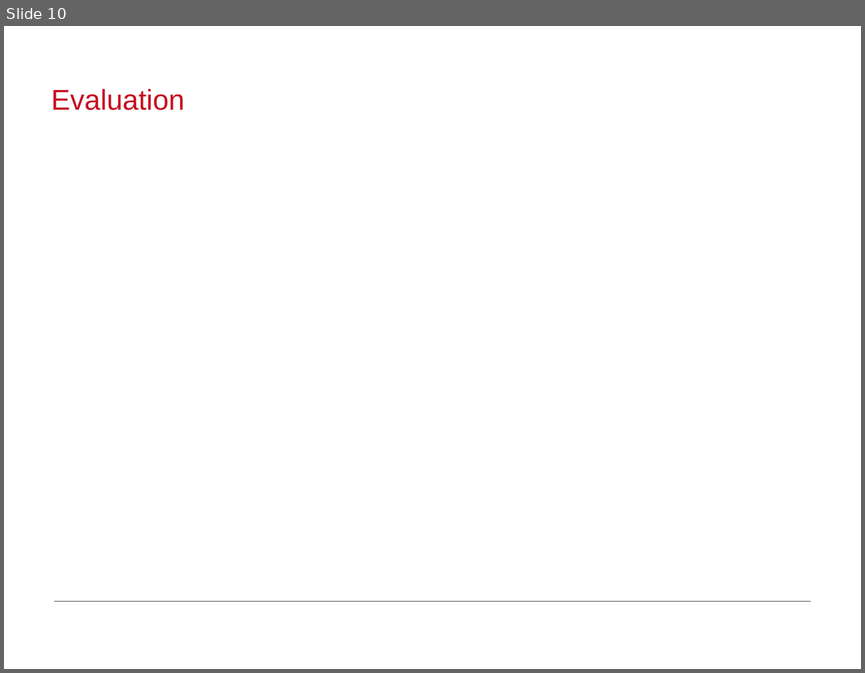
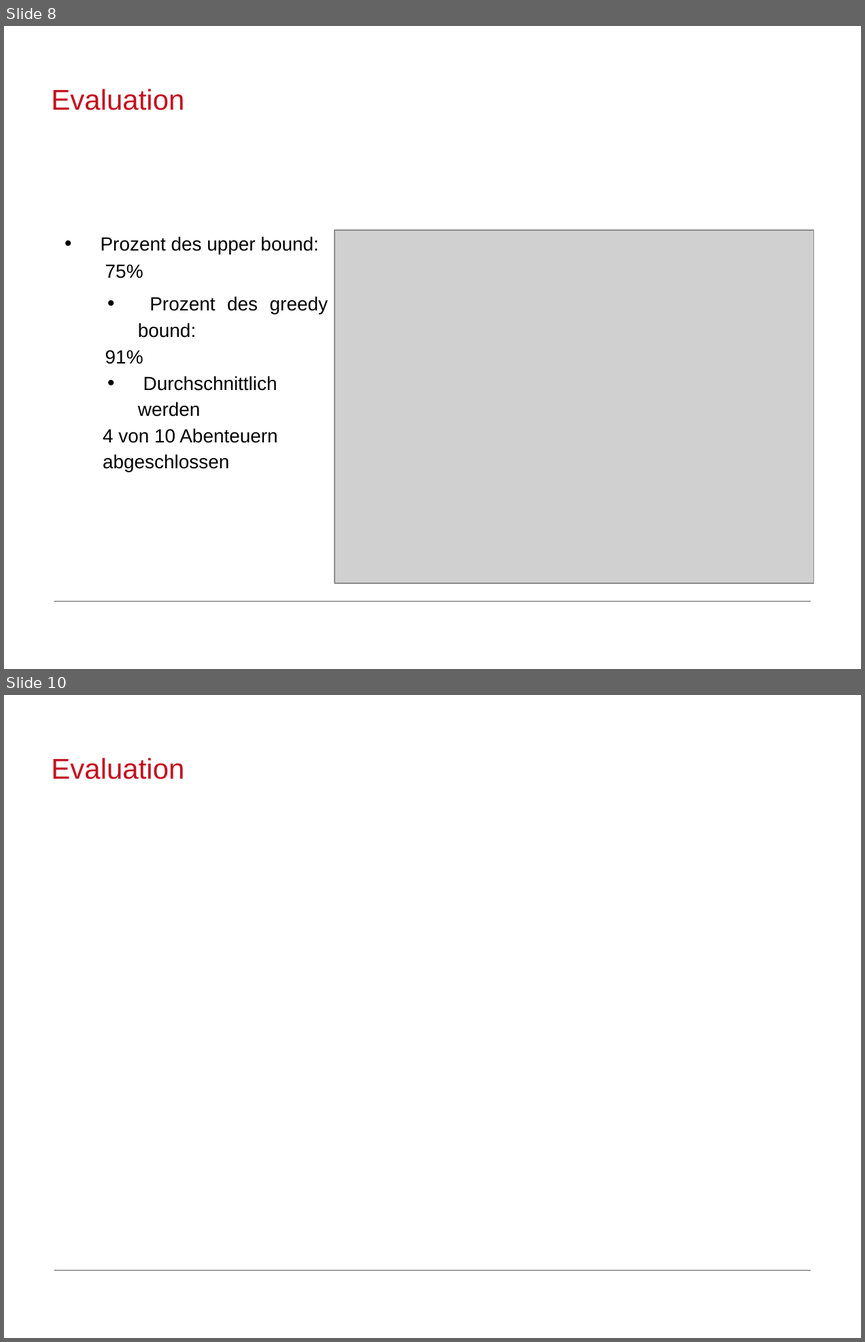
Before and after one commit to MFizz/AiF, a slide deck: Abschluss/Abschluss.odp. Shown one above the other, each under a label of ours: slide 10 before the commit, slides 8 and 10 after it; the slides between them are not shown. The pictures are 865x673 and 865x1342 pixels, drawn with LibreOffice and Linux fonts; fonts in the diff are those of the drawing; grey boxes stand for pictures; background and template pictures are left out. Boxes give left, top, right and bottom in pixels: in the first picture for what was removed or moved away, otherwise in the second. Text is boxed around its words. In the diff, an @@ line names an element or a change of style, - is before the commit and + after.

```diff
--- a/Abschluss/Abschluss.odp
+++ b/Abschluss/Abschluss.odp
@@ slide 8 added at bbox=[4, 26, 861, 669], background #FFFFFF; not listed: 1 template element that a slide beside it also shows @@
@@ title added at bbox=[51, 89, 184, 110], 24 pt, text #C50E1F @@
+Evaluation
@@ text added at bbox=[101, 236, 328, 472], 16 pt, text #000000 @@
+• Prozent des upper bound:
+  75%
+• Prozent des greedy bound:
+  91%
+• Durchschnittlich werden
+4 von 10 Abenteuern
+abgeschlossen
@@ picture added at bbox=[334, 230, 814, 583] @@
```
Also in this commit, not shown: 6 slides changed, 2 other slides added, 3 slides removed, 1 other file.
